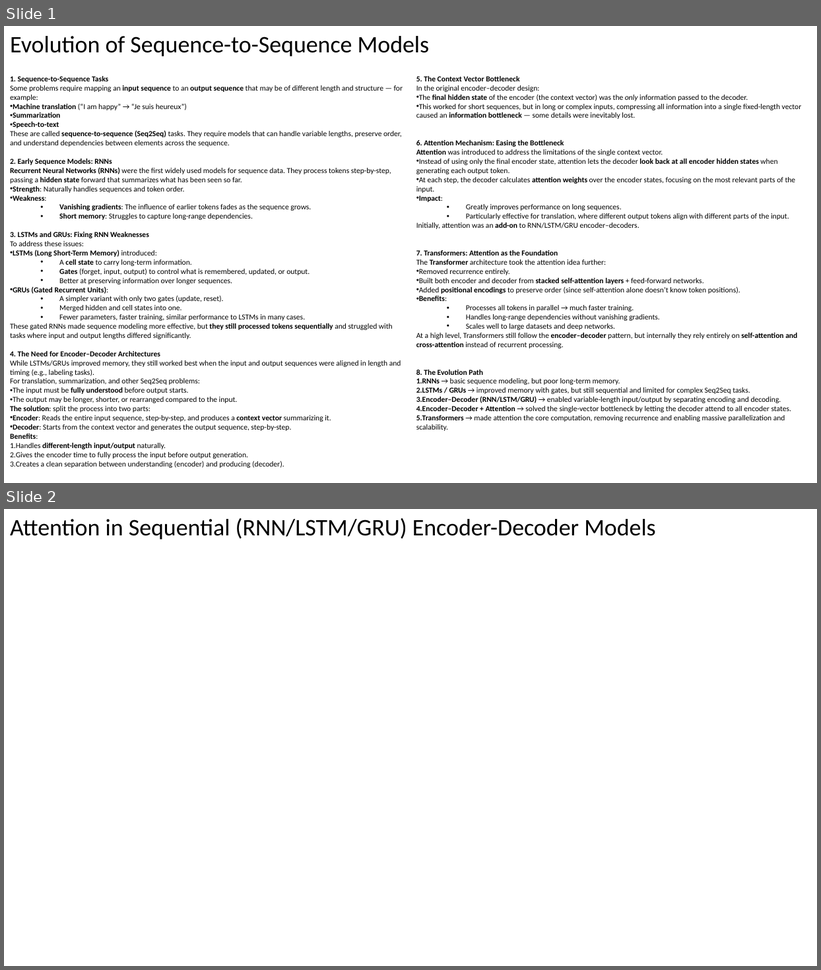
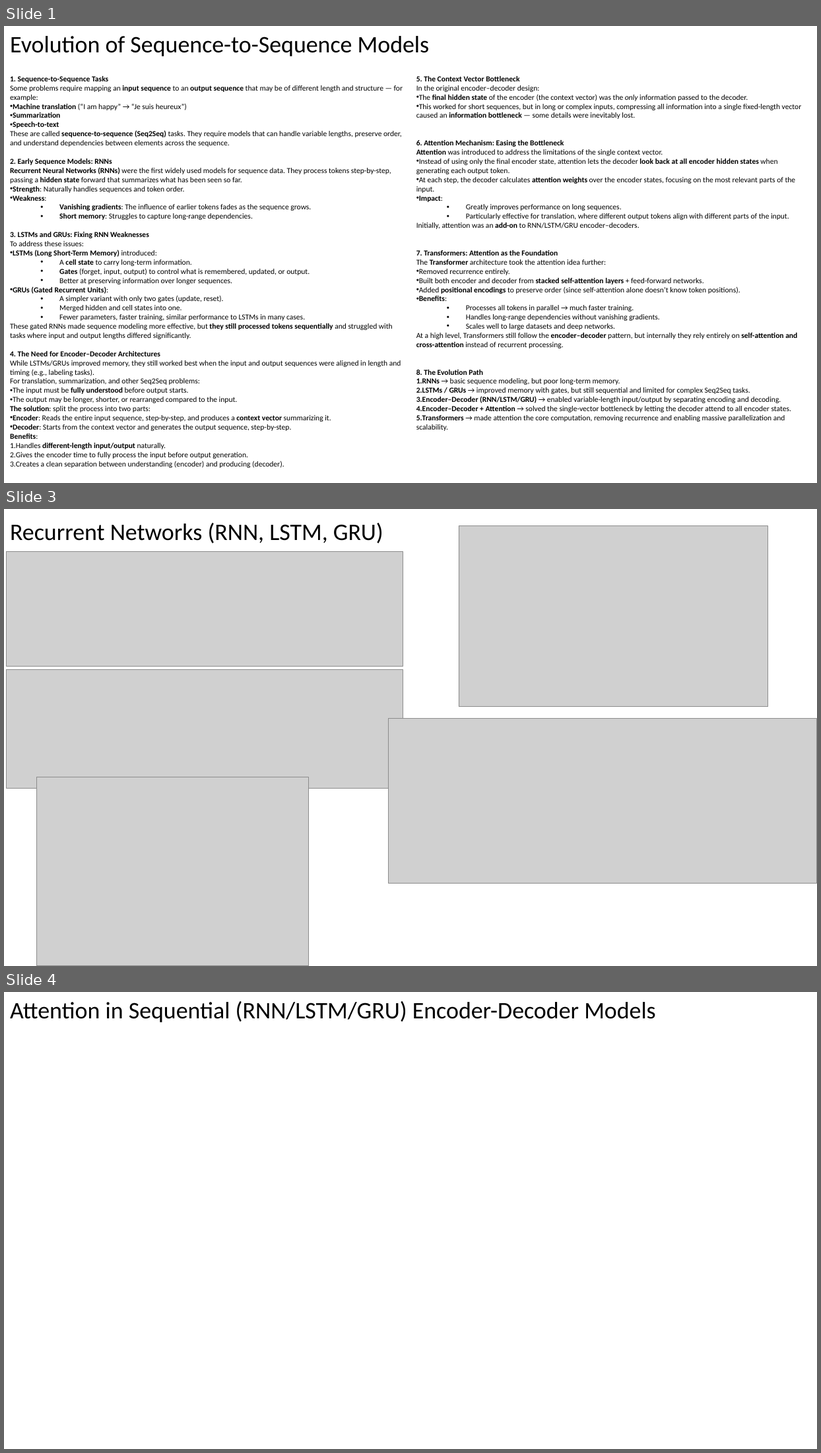
Before and after one commit to Takfes/notes-deep-learning, a slide deck: my_notes/sequence_models/Seq2Seq_Models_and_Attention_Visuals.pptx. Shown one above the other, each under a label of ours: slides 1 and 2 before the commit, slides 1, 3 and 4 after it; the slides between them are not shown. The pictures are 821x970 and 821x1453 pixels, drawn with LibreOffice and Linux fonts; fonts in the diff are those of the drawing; grey boxes stand for pictures; background and template pictures are left out. Boxes give left, top, right and bottom in pixels: in the first picture for what was removed or moved away, otherwise in the second. Text is boxed around its words. In the diff, an @@ line names an element or a change of style, - is before the commit and + after.

Commit message:
doc improvements in sequence documentation
add lstm related QAs and fix in sequence pptx

```diff
--- a/my_notes/sequence_models/Seq2Seq_Models_and_Attention_Visuals.pptx
+++ b/my_notes/sequence_models/Seq2Seq_Models_and_Attention_Visuals.pptx
@@ slide 3 added at (4, 509, 817, 966), background #FFFFFF @@
@@ text added at (10, 523, 384, 543), 28 pt, text #000000 @@
+Recurrent Networks (RNN, LSTM, GRU)
@@ picture added at (459, 525, 768, 706) @@
@@ picture added at (7, 552, 403, 666) @@
@@ picture added at (7, 669, 403, 788) @@
@@ picture added at (388, 719, 817, 883) @@
@@ picture added at (36, 778, 309, 966) @@
@@ what was slide 2 is now slide 4 @@
```
Also in this commit, not shown: 1 other slide added, 11 other files.
